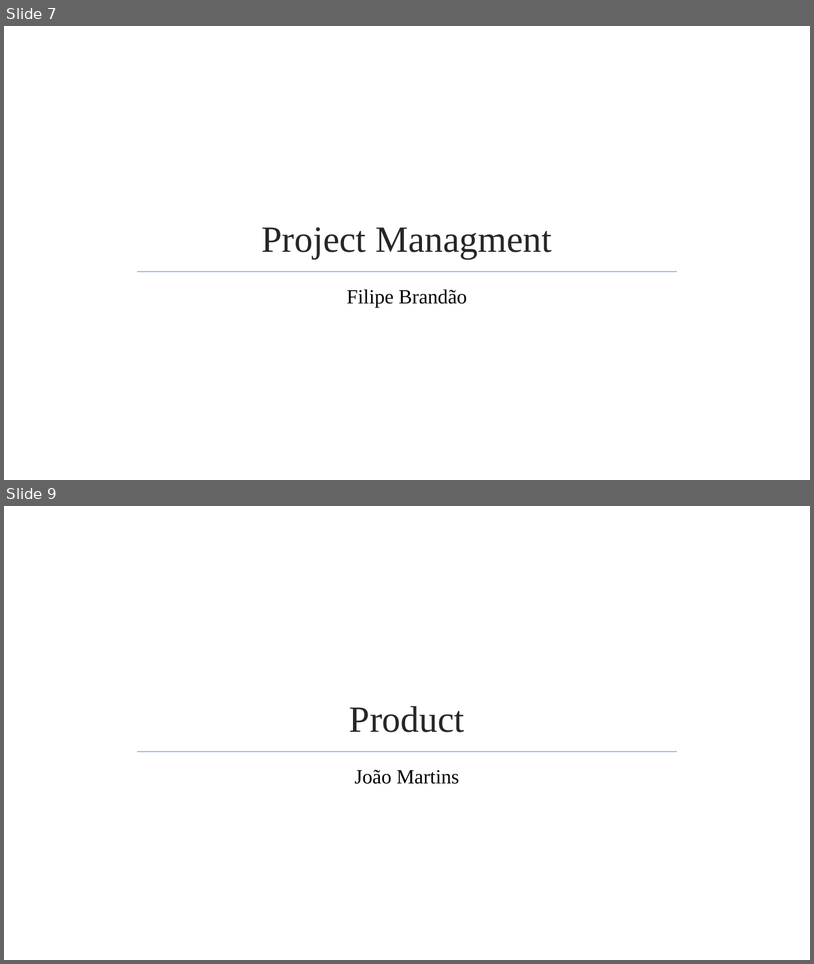
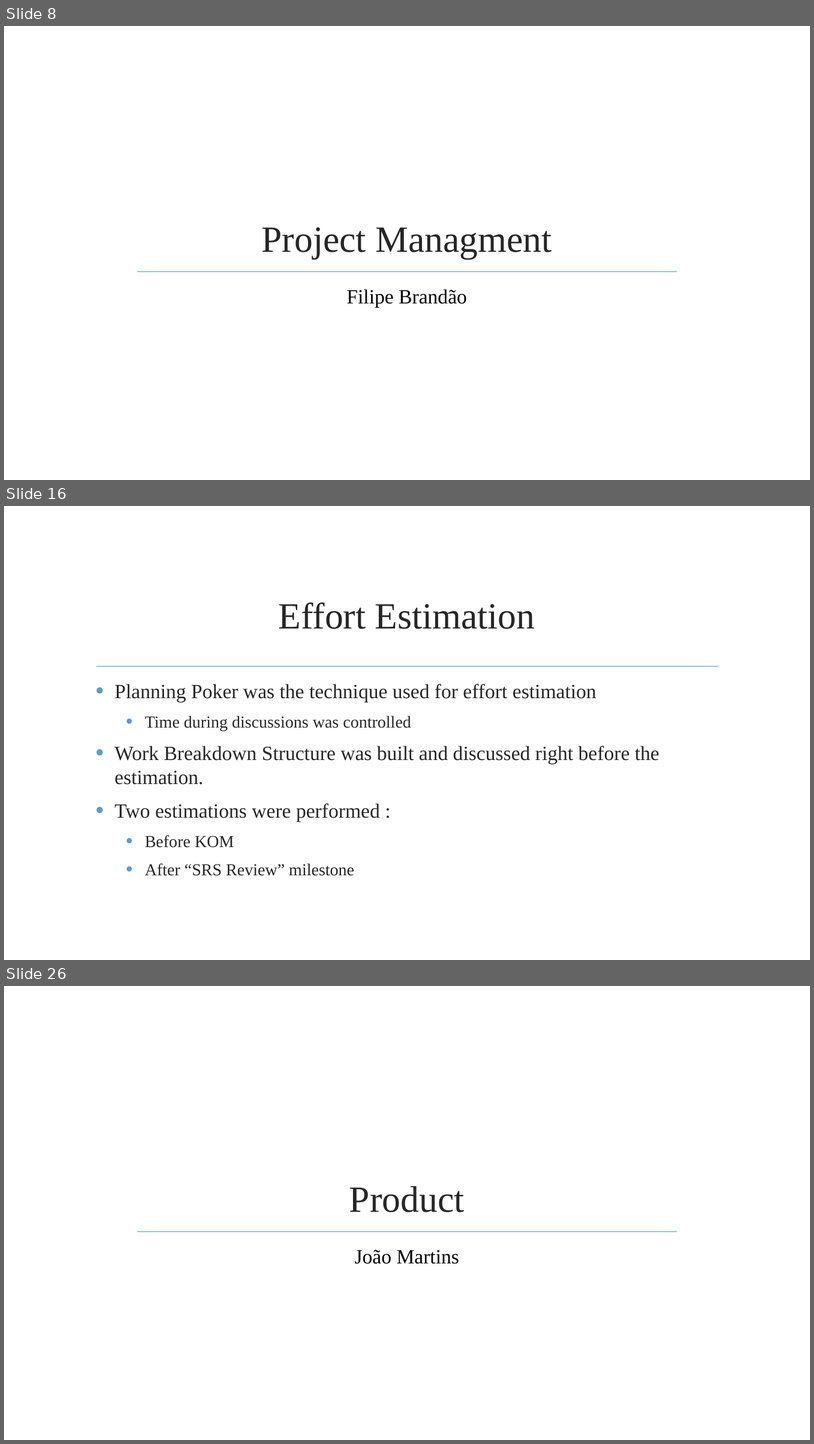
Before and after one commit to jmgirao/projetosoftware1213, a slide deck: Final Presentation/Presentation.pptx. Shown one above the other, each under a label of ours: slides 7 and 9 before the commit, slides 8, 16 and 26 after it; the slides between them are not shown. The pictures are 814x964 and 814x1444 pixels, drawn with LibreOffice and Linux fonts; fonts in the diff are those of the drawing; background and template pictures are left out. Boxes give left, top, right and bottom in pixels: in the first picture for what was removed or moved away, otherwise in the second. Text is boxed around its words. In the diff, an @@ line names an element or a change of style, - is before the commit and + after.

```diff
--- a/Final Presentation/Presentation.pptx
+++ b/Final Presentation/Presentation.pptx
@@ slide 16 added at (4,506,810,960), background picture (left out) @@
@@ title added at (279,602,536,629), 44 pt, text #262626 @@
+Effort Estimation
@@ line added from (96, 666) to (719, 666), #9DC3E6 1.25 pt @@
@@ text added at (114,684,660,876), 24 pt, text #262626 @@
+• Planning Poker was the technique used for effort estimation
+  • Time during discussions was controlled
+• Work Breakdown Structure was built and discussed right before the estimation.
+• Two estimations were performed :
+  • Before KOM
+  • After “SRS Review” milestone
@@ what was slide 7 is now slide 8 @@
@@ what was slide 9 is now slide 26 @@
```
Also in this commit, not shown: 19 other slides added.
